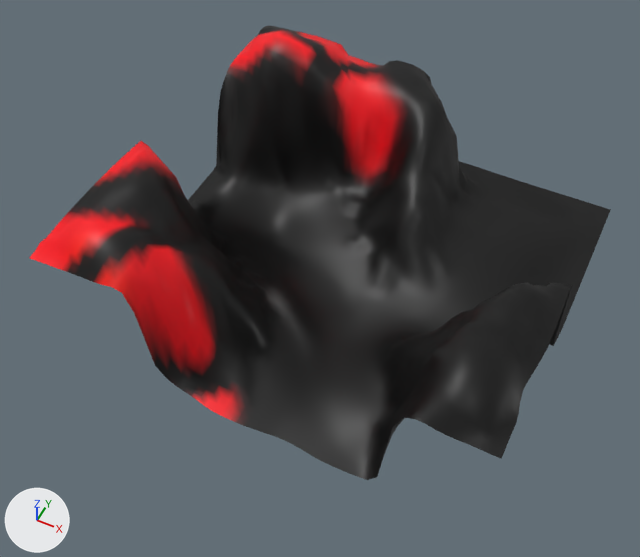
The glTF model src/models/ground.gltf: old version first, new version second.
Before and after are seen from a 50 mm camera at (217.0, -508.0, 610.0) aimed at (-14.0, -44.0, 30.0). Lighting does not change. The marker at lower left points along +X, +Y and +Z. Shape keys are drawn at the values saved in each file.

The first picture shows 'Environnement'.
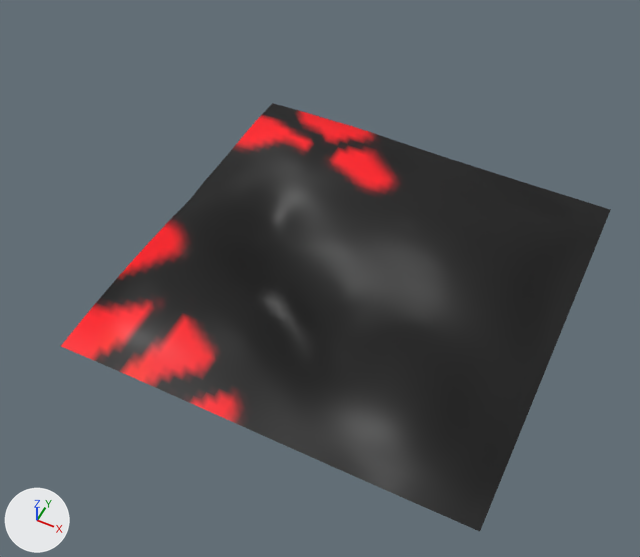
What the commit changed:
In shape key 'Vallee' (key_0_vallee), value goes from 1.0 to 0.0.

Where the change shows, as pixel boxes (x1, y1, x2, y2) in the pictures (640 x 557 px):
'Environnement', reshaped
    before: (30, 26, 611, 480)
    after: (61, 103, 611, 531)
